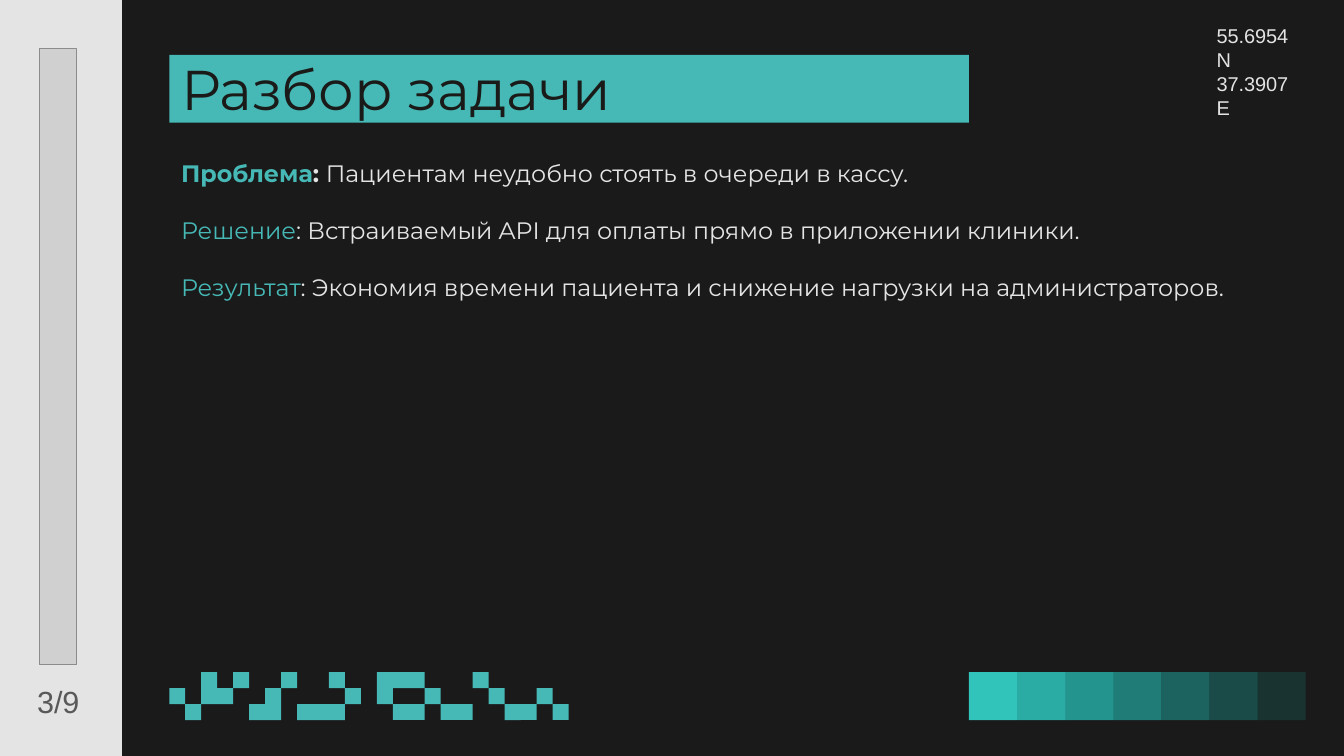
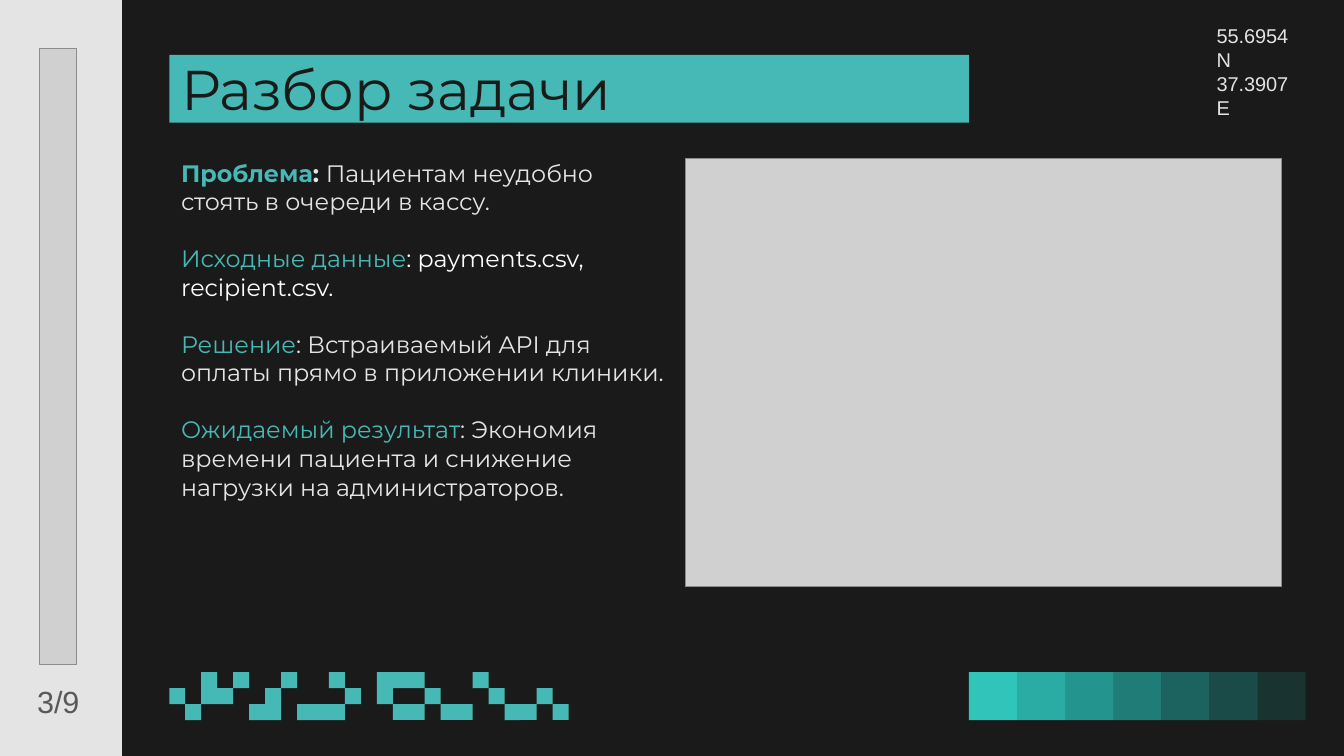
Before and after one commit to annasirobokova82-web/team_1_case_1, a slide deck: slide 3 of 06_презентация_и_приложение/Презентация.pptx. Drawn at 1344x756 pixels with LibreOffice and Linux fonts; fonts in the diff are those of the drawing; grey boxes stand for pictures; background and template pictures are left out. Boxes give left, top, right and bottom in pixels: in the first picture for what was removed or moved away, otherwise in the second. Text is boxed around its words. In the diff, an @@ line names an element or a change of style, - is before the commit and + after.

```diff
--- a/06_презентация_и_приложение/Презентация.pptx
+++ b/06_презентация_и_приложение/Презентация.pptx
@@ picture added at [685, 158, 1281, 587] @@
@@ text at [181, 250, 584, 301]: paragraph added @@
+Исходные данные: payments.csv, recipient.csv.
@@ text at [181, 420, 597, 501]: text changed @@
-Результат: Экономия времени пациента и снижение нагрузки на администраторов.
+Ожидаемый результат: Экономия времени пациента и снижение нагрузки на администраторов.
```
Also in this commit, not shown: 3 other slides changed, 8 other files.
